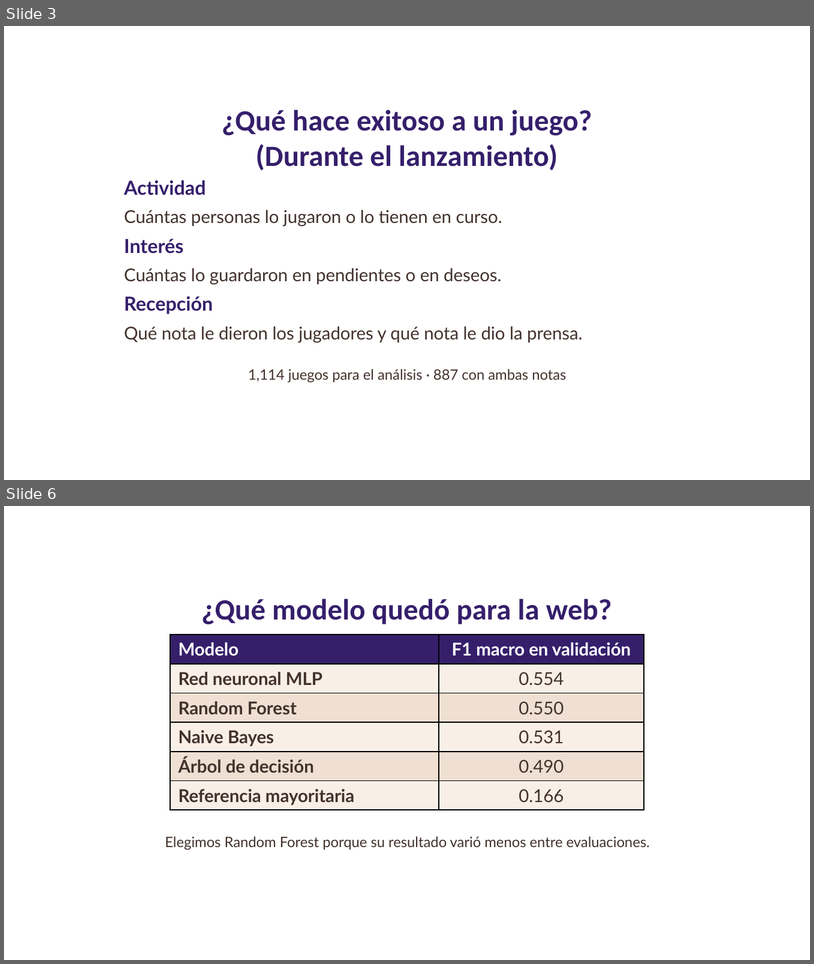
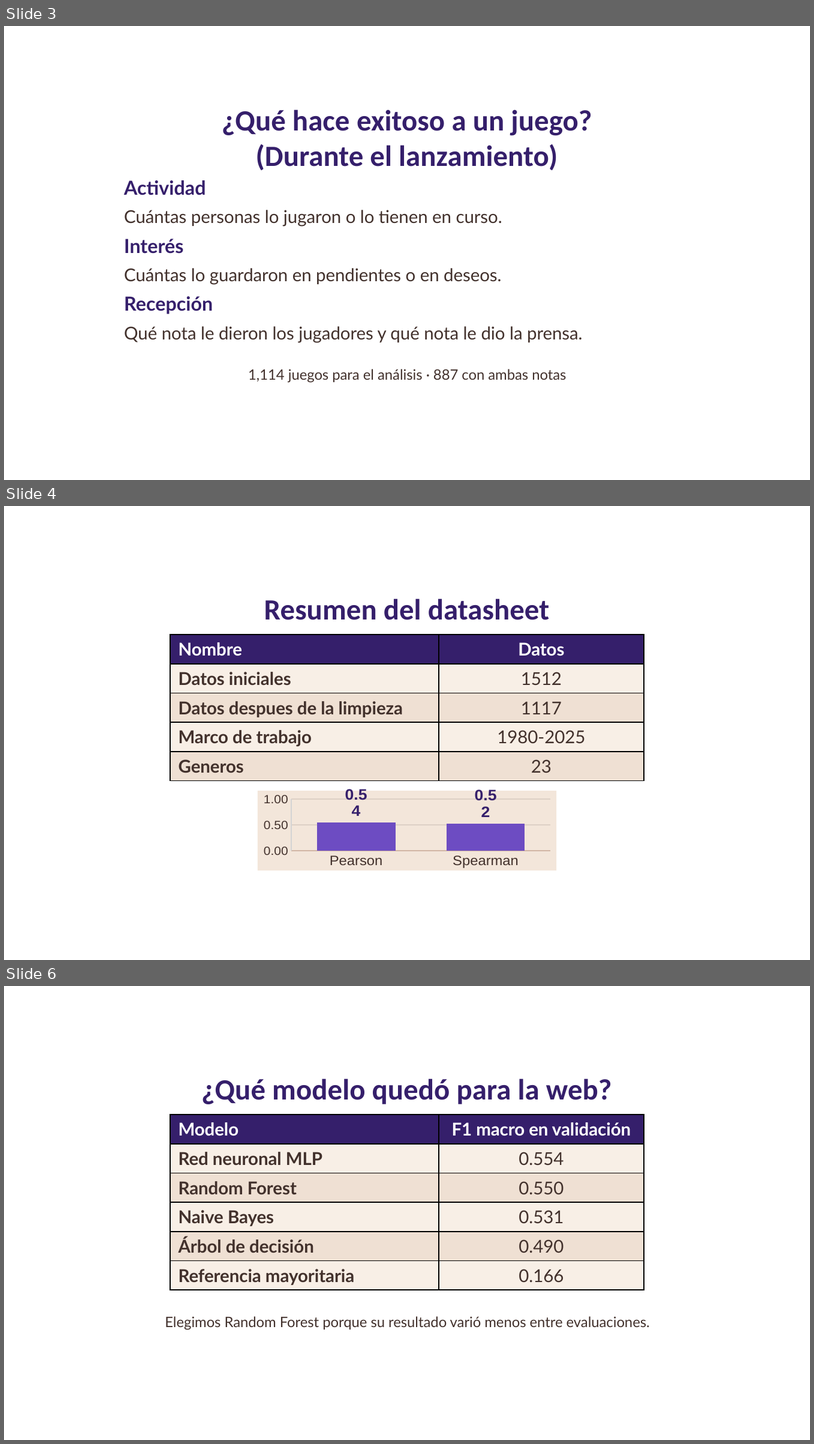
Before and after one commit to AngelHusielLaraHernandez/ProyectoMineria, a slide deck: EntregableFinal/Presentacion/Observatorio de Videojuegos.pptx. Shown one above the other, each under a label of ours: slides 3 and 6 before the commit, slides 3, 4 and 6 after it; the slides between them are not shown. The pictures are 814x964 and 814x1444 pixels, drawn with LibreOffice and Linux fonts; fonts in the diff are those of the drawing; background and template pictures are left out. Boxes give left, top, right and bottom in pixels: in the first picture for what was removed or moved away, otherwise in the second. Text is boxed around its words. In the diff, an @@ line names an element or a change of style, - is before the commit and + after.

```diff
--- a/EntregableFinal/Presentacion/Observatorio de Videojuegos.pptx
+++ b/EntregableFinal/Presentacion/Observatorio de Videojuegos.pptx
@@ slide 4 added at [4, 506, 810, 960], background picture (left out) @@
@@ text added at [264, 598, 549, 620], 26.2 pt, text #351F6B, bold @@
+Resumen del datasheet
@@ table added at [170, 634, 644, 780], 5 rows, 2 columns @@
+Nombre | Datos
+Datos iniciales | 1512
+Datos despues de la limpieza | 1117
+Marco de trabajo | 1980-2025
+Generos | 23
@@ column chart added at [258, 786, 557, 870] @@
+categories: Pearson, Spearman
+Series 1: 0.54, 0.52
```
Also in this commit, not shown: 2 slides changed, 1 slide removed, 2 other files.
